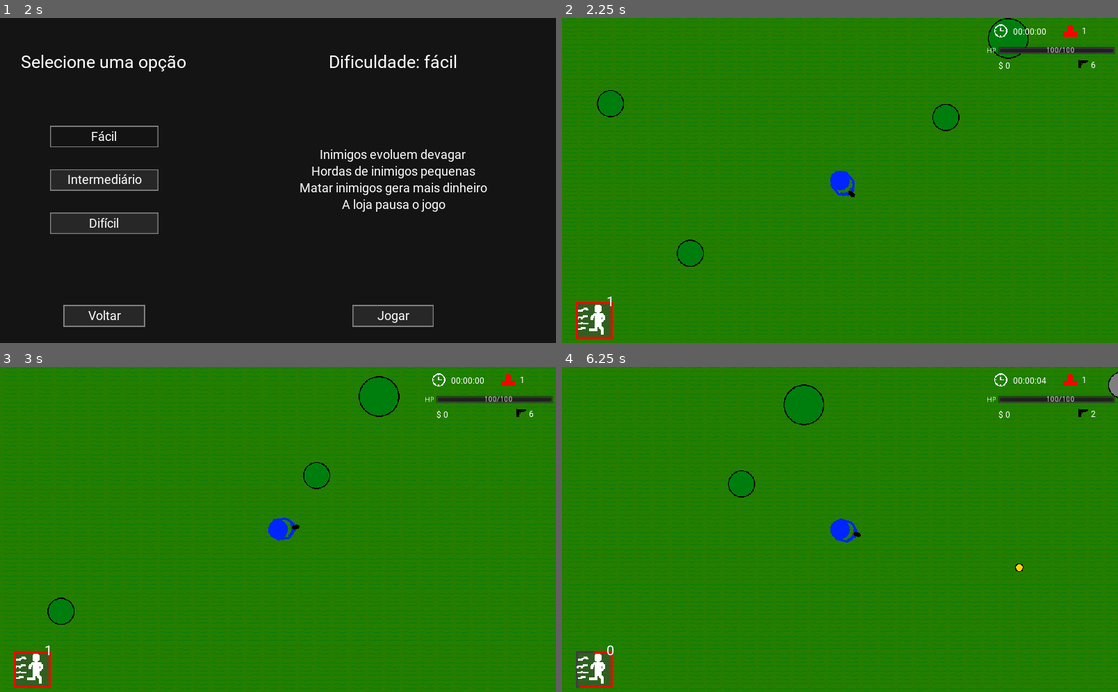
Above: before the commit, frames 1-4 (two rows, left to right).
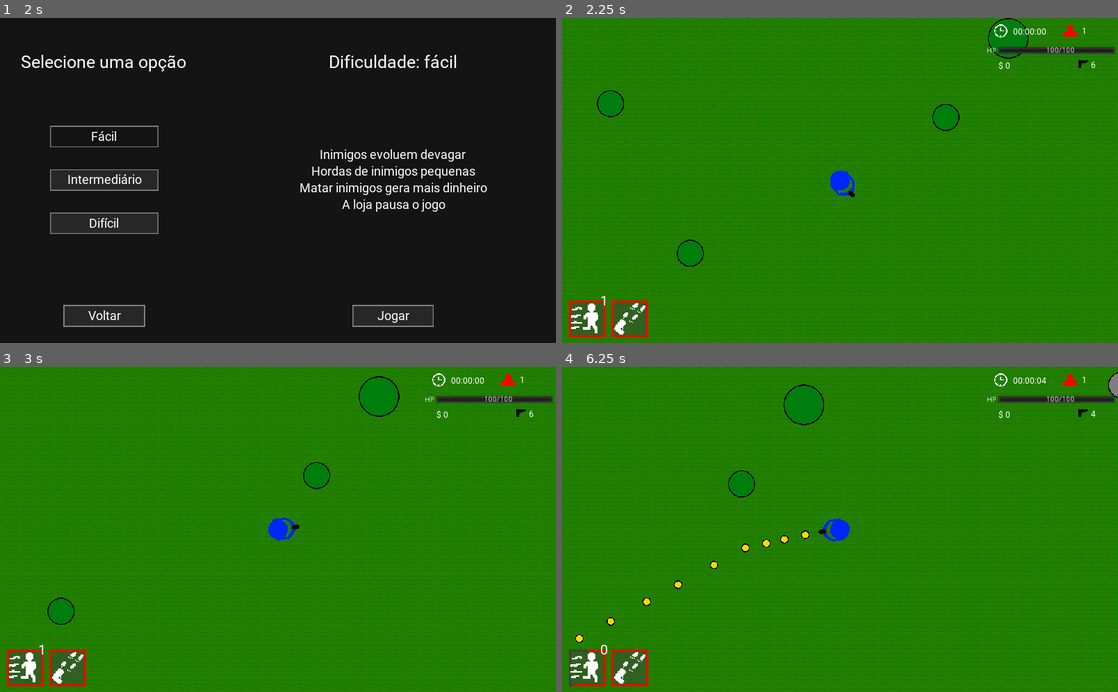
Above: after the commit, the same moments.

Repository: GregorioFornetti/Zigmor
Game: Godot game, scene res://Scenes_and_scripts/Interfaces/Menus/Main_menu.tscn
Same seed, same stepped clock (60 frames per second), same inputs: the game is played once before the commit and once after it.
Inputs (mouse positions are in pixels of both pictures, inside the frame that each line leads up to):
- Up to frame 1 (2 s): click "Jogar" at 0.5 s; click "Fácil" at 1.25 s
- Up to frame 2 (2.25 s): click "Jogar" at 2 s
- Up to frame 3 (3 s): tap Enter at 2.75 s; move the mouse to (400, 513) at 2.77 s; hold Right (ui_right) from 2.78 s (still down); hold Shift (dash) from 2.78 s (still down)
- Up to frame 4 (6.25 s): tap 0 (0_shop_select) at 3.02, 3.77, 5.27, 6.02 s; click (962, 513) at 3.05 s; move the mouse to (728, 545) at 3.52 s; release Right (ui_right) at 3.53 s; release Shift (dash) at 3.53 s; hold Down (ui_down) 3.53-4.28 s; click (728, 545) at 3.6 s; right-click (728, 545) at 3.8 s; move the mouse to (895, 458) at 4.27 s; hold Right (ui_right) 4.28-5.03 s; hold Right mouse button (weapon_special_ability, bound only afte… 4.28-5.03 s; tap Shift (dash) at 4.55, 5.1 s; move the mouse to (812, 594) at 5.02 s; hold Up (ui_up) 5.03-5.78 s; click (812, 594) at 5.3 s; move the mouse to (1006, 578) at 5.77 s; press the mouse at (1006, 578) at 5.78 s; hold Left (ui_left) from 5.78 s (still down); right-click (1006, 578) at 6.05 s

Frame 1 is identical in both runs. In frame 2, 1.4% of the frame differs, in the area x 1-16%, y 85-99%; in frame 3, 1.4%; in frame 4, 1.9%, in the area x 1-96%, y 13-99%.

Commit message:
pistol power

Diff:
--- a/Scenes_and_scripts/Interfaces/Interface.gd
+++ b/Scenes_and_scripts/Interfaces/Interface.gd
@@ -9,6 +9,7 @@
 onready var enemy_label = $Top_right_interface/Top_container/Enemy_box/Enemy_label
 onready var money_label = $Top_right_interface/Center_container/Money_label
 onready var dash_box = $Bottom_interface/Left_interface/DashBox
+onready var weapon_power_box = $Bottom_interface/Left_interface/Weapon_power_box
 var qnt_enemies_alive = 0
 
 func _ready():
@@ -48,6 +49,15 @@
 	progress_bar.value = current_time * 100
 	progress_bar.max_value = total_time * 100
 
+func update_weapon_power_icon(new_icon):
+	weapon_power_box.get_node("Icon").texture = new_icon
+
+func update_weapon_power_progress_bar(current_time, total_time):
+	var progress_bar = weapon_power_box.get_node("CircleLoadingBar/TextureProgress")
+	progress_bar.value = current_time * 100
+	progress_bar.max_value = total_time * 100
+
+
 func _on_Timer_1sec_timeout():
 	time_label.text = GeneralCommands.seconds_to_time_string(Game.current_time)
 
--- a/Scenes_and_scripts/Interfaces/Interface.tscn
+++ b/Scenes_and_scripts/Interfaces/Interface.tscn
@@ -7,6 +7,7 @@
 [ext_resource path="res://Sprites/Interface/Game-interface/Enemy-icon.png" type="Texture" id=5]
 [ext_resource path="res://Scenes_and_scripts/Interfaces/Powerup/PowerupBox.tscn" type="PackedScene" id=6]
 [ext_resource path="res://Sprites/Interface/Game-interface/Dash-icon.png" type="Texture" id=7]
+[ext_resource path="res://Sprites/Interface/Game-interface/Pistol-power-icon.png" type="Texture" id=8]
 
 [sub_resource type="DynamicFont" id=1]
 font_data = ExtResource( 3 )
@@ -212,21 +213,39 @@
 "_edit_use_anchors_": false
 }
 
-[node name="Left_interface" type="Control" parent="Bottom_interface"]
-anchor_bottom = 1.0
-margin_right = 238.0
+[node name="Left_interface" type="GridContainer" parent="Bottom_interface"]
+anchor_bottom = 1.0
+margin_left = 13.0
+margin_top = -29.0
+margin_right = 159.0
+margin_bottom = -11.0
+custom_constants/hseparation = 10
+columns = 2
 __meta__ = {
 "_edit_use_anchors_": false
 }
 
 [node name="DashBox" parent="Bottom_interface/Left_interface" instance=ExtResource( 6 )]
-margin_left = 25.0
-margin_top = -27.0
-margin_right = 35.0
-margin_bottom = 0.0
+anchor_right = 0.0
+anchor_bottom = 0.0
+margin_left = 0.0
+margin_top = 0.0
+margin_right = 68.0
+margin_bottom = 68.0
 
 [node name="Icon" parent="Bottom_interface/Left_interface/DashBox" index="1"]
 texture = ExtResource( 7 )
+
+[node name="Weapon_power_box" parent="Bottom_interface/Left_interface" instance=ExtResource( 6 )]
+anchor_right = 0.0
+anchor_bottom = 0.0
+margin_left = 78.0
+margin_top = 0.0
+margin_right = 146.0
+margin_bottom = 68.0
+
+[node name="Icon" parent="Bottom_interface/Left_interface/Weapon_power_box" index="1"]
+texture = ExtResource( 8 )
 
 [node name="ReloadBar" type="ProgressBar" parent="."]
 anchor_left = 0.5
@@ -253,3 +272,4 @@
 }
 
 [editable path="Bottom_interface/Left_interface/DashBox"]
+[editable path="Bottom_interface/Left_interface/Weapon_power_box"]
--- a/Scenes_and_scripts/Interfaces/Powerup/PowerupBox.tscn
+++ b/Scenes_and_scripts/Interfaces/Powerup/PowerupBox.tscn
@@ -15,6 +15,7 @@
 margin_top = 0.0743256
 margin_right = 0.459351
 margin_bottom = 0.0743408
+rect_min_size = Vector2( 68, 68 )
 __meta__ = {
 "_edit_use_anchors_": false
 }
--- a/Scenes_and_scripts/Player/Player.gd
+++ b/Scenes_and_scripts/Player/Player.gd
@@ -10,6 +10,9 @@
 onready var Interface = get_parent().get_node("Interface")
 onready var shoot_animation = $ShootAnimations
 onready var dash_reload_timer = $Dash_reload_timer
+onready var pistol_power_reloadtimer = $Pistol_power_reload_timer
+onready var shotgun_power_reloadtimer = $Shotgun_power_reload_timer
+onready var sniper_power_reloadtimer = $Sniper_power_reload_timer
 onready var Pistol_bullet = preload('res://Scenes_and_scripts/Bullets/Pistol_bullet.tscn')
 onready var Shotgun_bullet = preload("res://Scenes_and_scripts/Bullets/Shotgun_bullet.tscn")
 onready var Sniper_bullet = preload("res://Scenes_and_scripts/Bullets/Sniper_bullet.tscn")
@@ -21,10 +24,16 @@
 onready var shotgun_reload_sound = preload("res://Sound/Effects/Weapons/Player/Reload/player-shotgun-reload.wav")
 onready var sniper_reload_sound = preload("res://Sound/Effects/Weapons/Player/Reload/player-sniper-reload.wav")
 
+onready var pistol_power_icon = preload("res://Sprites/Interface/Game-interface/Pistol-power-icon.png")
+onready var shotgun_power_icon = preload("res://Sprites/Interface/Game-interface/Shotgun-power-icon.png")
+onready var sniper_power_icon = preload("res://Sprites/Interface/Game-interface/Sniper-power-icon.png")
+
 onready var death_sound = preload("res://Sound/Effects/Death/player-death.wav")
 
-enum {DASHING, NORMAL}
+enum {NO_POWER, PISTOL_POWER, SHOTGUN_POWER, SNIPER_POWER}
+enum {DASHING, POWER, NORMAL}
 enum {PISTOL, SHOTGUN, SNIPER}
+
 var attributes = {
 	"speed" : 250,
 	"max_health" : 100,
@@ -50,6 +59,10 @@
 			"qnt_total_bullets" : -1,  # numero negativo de balas representa que é infinito.
 			"time_left": 0,
 			"ready_to_shoot": true
+		},
+		"power" : {
+			"duration" : 5,
+			"reload_time": 60
 		}
 	},
 	SHOTGUN : {
@@ -62,6 +75,9 @@
 			"qnt_total_bullets" : 10,
 			"time_left": 0,
 			"ready_to_shoot": true
+		},
+		"power" : {
+			"reload_time": 60
 		}
 	},
 	SNIPER : {
@@ -74,6 +90,9 @@
 			"qnt_total_bullets" : 20,
 			"time_left": 0,
 			"ready_to_shoot": true
+		},
+		"power" : {
+			"reload_time": 60
 		}
 	}
 }
@@ -84,6 +103,7 @@
 var reloading = false
 var current_reload_effect
 var movement_status = NORMAL
+var power_status = NO_POWER
 
 
 
@@ -96,15 +116,22 @@
 
 func _input(event):
 	if not event is InputEventMouseMotion and not Game.current_status == Game.status.SHOPPING:
-		if event.get_action_strength("change_weapon_to_pistol"):
-			change_weapon(PISTOL)
-		elif event.get_action_strength("change_weapon_to_shotgun"):
-			change_weapon(SHOTGUN)
-		elif event.get_action_strength("change_weapon_to_sniper"):
-			change_weapon(SNIPER)
+		if power_status == NO_POWER:
+			if event.get_action_strength("change_weapon_to_pistol"):
+				Interface.update_weapon_power_icon(pistol_power_icon)
+				change_weapon(PISTOL)
+			elif event.get_action_strength("change_weapon_to_shotgun"):
+				Interface.update_weapon_power_icon(shotgun_power_icon)
+				change_weapon(SHOTGUN)
+			elif event.get_action_strength("change_weapon_to_sniper"):
+				Interface.update_weapon_power_icon(sniper_power_icon)
+				change_weapon(SNIPER)
 
 		if event.get_action_strength("reload_weapon"):
 			reload_current_weapon()
+
+		if event.get_action_strength("weapon_special_ability"):
+			start_power()
 
 		if event.get_action_strength("dash"):
 			start_dash()
@@ -114,14 +141,15 @@
 	rotate_player_to_mouse_dir()
 	update_weaponReloading_interface()
 	update_dash_interface()
+	update_weapon_power_interface()
 
 	verify_shoot_input()
 
 func verify_shoot_input():
-	# É preciso que seja colocado da função _input para que seja possível segurar o botao
+	# É preciso que seja colocado fora da função _input para que seja possível segurar o botao
 	# de atirar e continuar atirando.
 	# Se for colocado no _input, só atira uma vez se segurar o botão.
-	if not Game.current_status == Game.status.SHOPPING and Input.is_action_pressed("shoot"):
+	if not Game.current_status == Game.status.SHOPPING and power_status == NO_POWER and Input.is_action_pressed("shoot"):
 		if attributes[current_weapon]['status']['qnt_reloaded_bullets'] == 0:
 			reload_current_weapon()
 		elif attributes[current_weapon]['status']['ready_to_shoot'] and not reloading:
@@ -155,7 +183,8 @@
 
 
 func rotate_player_to_mouse_dir():
-	rotation = (get_global_mouse_position() - global_position).angle() + rotation_fix
+	if power_status != PISTOL_POWER:
+		rotation = (get_global_mouse_position() - global_position).angle() + rotation_fix
 
 func update_weapons_interface():
 	Interface.update_weaponAndAmmo(current_weapon, attributes[current_weapon]['status']['qnt_reloaded_bullets'], attributes[current_weapon]['status']['qnt_total_bullets'])
@@ -170,9 +199,20 @@
 	Interface.update_money(attributes.status.money)
 
 func update_dash_interface():
-	Interface.update_dash_box(attributes.dash.reload_time - dash_reload_timer.time_left, \
-							  attributes.dash.reload_time, \
+	Interface.update_dash_box(attributes.dash.reload_time - dash_reload_timer.time_left,
+							  attributes.dash.reload_time,
 							  attributes.status.qnt_available_dashes)
+
+func update_weapon_power_interface():
+	var timer
+	if current_weapon == PISTOL:
+		timer = pistol_power_reloadtimer
+	elif current_weapon == SHOTGUN:
+		timer = shotgun_power_reloadtimer
+	else:
+		timer = sniper_power_reloadtimer
+	Interface.update_weapon_power_progress_bar(attributes[current_weapon].power.reload_time - timer.time_left,
+											  attributes[current_weapon].power.reload_time)
 
 func update_weapon_animation():
 	if current_weapon == PISTOL:
@@ -183,7 +223,7 @@
 		shoot_animation.play("Sniper")
 
 func reload_current_weapon():
-	if not reloading and attributes[current_weapon]['status']['qnt_reloaded_bullets'] != attributes[current_weapon]['magazine_capacity'] and attributes[current_weapon]['status']['qnt_total_bullets'] != 0:
+	if not reloading and power_status == NO_POWER and attributes[current_weapon]['status']['qnt_reloaded_bullets'] != attributes[current_weapon]['magazine_capacity'] and attributes[current_weapon]['status']['qnt_total_bullets'] != 0:
 		reloading = true
 		reload_timer.start(attributes[current_weapon]['reload_time'])
 
@@ -240,6 +280,30 @@
 	get_parent().add_child(bullet)
 
 
+func start_power():
+	if power_status == NO_POWER and not reloading:
+		if current_weapon == PISTOL and pistol_power_reloadtimer.time_left == 0:
+			start_pistol_power()
+
+func _on_Power_duration_timeout():
+	if power_status == PISTOL_POWER:
+		$Pistol_power_shoot_timer.stop()
+		pistol_power_reloadtimer.start(attributes[PISTOL].power.reload_time)
+
+	power_status = NO_POWER
+
+func start_pistol_power():
+	power_status = PISTOL_POWER
+	$Power_duration.start(attributes[PISTOL].power.duration)
+	if attributes[PISTOL].fire_rate <= 0.25:
+		$Pistol_power_shoot_timer.start(attributes[PISTOL].fire_rate / 2)
+	else:
+		$Pistol_power_shoot_timer.start(attributes[PISTOL].fire_rate / 4)
+
+func _on_Pistol_power_shoot_timer_timeout():
+	instantiate_bullet(Pistol_bullet, attributes[PISTOL].damage, Vector2(0, -1).rotated(rotation))
+
+
 func _on_Shoot_timer_timeout():
 	attributes[current_weapon]['status']['ready_to_shoot'] = true
 
--- a/Scenes_and_scripts/Player/Player.tscn
+++ b/Scenes_and_scripts/Player/Player.tscn
@@ -98,6 +98,19 @@
 wait_time = 5.0
 one_shot = true
 
+[node name="Power_duration" type="Timer" parent="."]
+
+[node name="Pistol_power_shoot_timer" type="Timer" parent="."]
+
+[node name="Pistol_power_reload_timer" type="Timer" parent="."]
+one_shot = true
+
+[node name="Shotgun_power_reload_timer" type="Timer" parent="."]
+one_shot = true
+
+[node name="Sniper_power_reload_timer" type="Timer" parent="."]
+one_shot = true
+
 [node name="ShootAnimations" type="AnimationPlayer" parent="."]
 playback_speed = 5.0
 anims/Pistol = SubResource( 3 )
@@ -113,3 +126,5 @@
 [connection signal="timeout" from="Life_regen_timer" to="." method="_on_Life_regen_timer_timeout"]
 [connection signal="timeout" from="Dash_timer" to="." method="_on_Dash_timer_timeout"]
 [connection signal="timeout" from="Dash_reload_timer" to="." method="_on_Dash_reload_timer_timeout"]
+[connection signal="timeout" from="Power_duration" to="." method="_on_Power_duration_timeout"]
+[connection signal="timeout" from="Pistol_power_shoot_timer" to="." method="_on_Pistol_power_shoot_timer_timeout"]
--- a/project.godot
+++ b/project.godot
@@ -142,6 +142,11 @@
 "events": [ Object(InputEventKey,"resource_local_to_scene":false,"resource_name":"","device":0,"alt":false,"shift":false,"control":false,"meta":false,"command":false,"pressed":false,"scancode":16777237,"unicode":0,"echo":false,"script":null)
  ]
 }
+weapon_special_ability={
+"deadzone": 0.5,
+"events": [ Object(InputEventMouseButton,"resource_local_to_scene":false,"resource_name":"","device":-1,"alt":false,"shift":false,"control":false,"meta":false,"command":false,"button_mask":0,"position":Vector2( 0, 0 ),"global_position":Vector2( 0, 0 ),"factor":1.0,"button_index":2,"pressed":false,"doubleclick":false,"script":null)
+ ]
+}
 
 [layer_names]
 
Not shown: 1 places in Scenes_and_scripts/Interfaces/Interface.tscn that only renumber resources
Binary file added: Sprites/Interface/Game-interface/Pistol-power-icon.png
Not shown, added: Sprites/Interface/Game-interface/Pistol-power-icon.png.import
Binary file added: Sprites/Interface/Game-interface/Shotgun-power-icon.png
Not shown, added: Sprites/Interface/Game-interface/Shotgun-power-icon.png.import
Binary file added: Sprites/Interface/Game-interface/Sniper-power-icon.png
Not shown, added: Sprites/Interface/Game-interface/Sniper-power-icon.png.import
